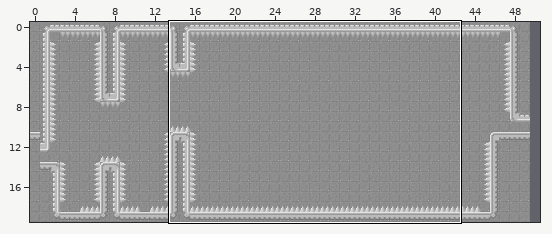
A Tiled map gets an edit: AssetsSources/level10.tmx. Above: a wide view before the commit, with the close-up outlined.
Close-up. Old version:
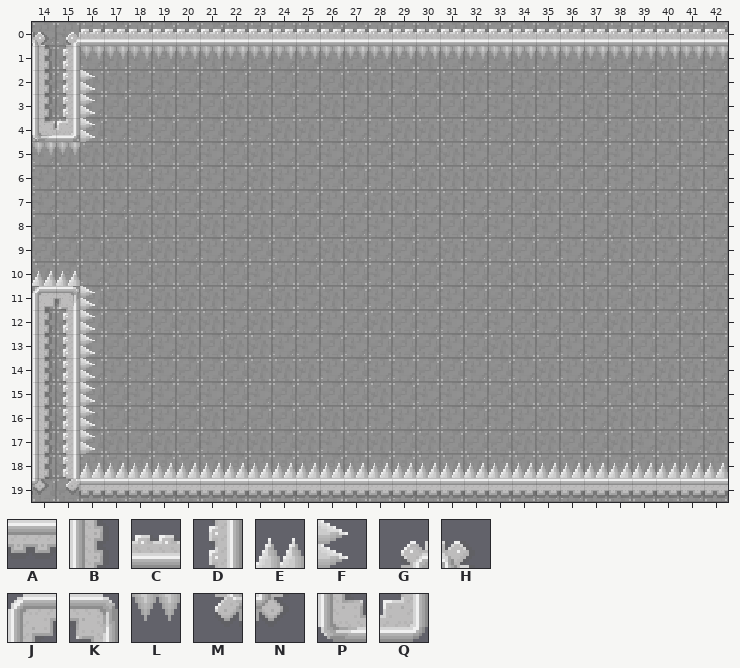
Cells are 16x16 px. Shown: x 14..42, y 0..19. The commit also changed other parts of the map, which this record leaves out.
Key: from "TileSet": A 10, B 11, C 12, D 13, E 14, F 16, G 20, H 21, J 22, K 23, L 24, M 30, N 31, P 32, Q 33.
_ is an empty cell.
Objects are placed by their top-left corner, in cells (3,4 is the top-left corner of cell 3,4); size is 1x1 cell unless given.
Layers that did not change in this view are not listed.
Layer "main" before, first column x 14:
 0 HGCCCCCCCCCCCCCCCCCCCCCCCCCCC
 1 BDLLLLLLLLLLLLLLLLLLLLLLLLLLL
 2 BDF__________________________
 3 BDF__________________________
 4 PQF__________________________
 5 LL___________________________
 6 _____________________________
 7 _____________________________
 8 _____________________________
 9 _____________________________
10 EE___________________________
11 JKF__________________________
12 BDF__________________________
13 BDF__________________________
14 BDF__________________________
15 BDF__________________________
16 BDF__________________________
17 BDF__________________________
18 BDEEEEEEEEEEEEEEEEEEEEEEEEEEE
19 NMAAAAAAAAAAAAAAAAAAAAAAAAAAA
Now the later version:
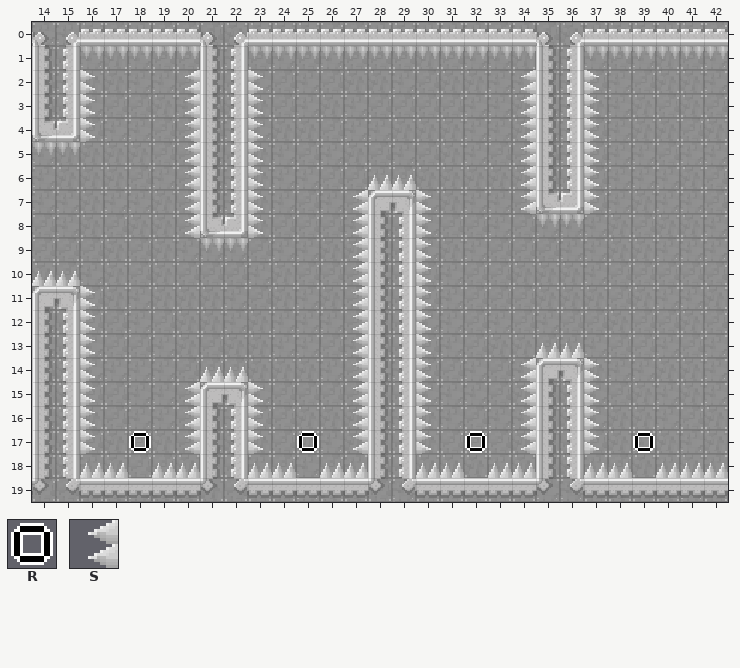
Further tiles: from "TileSet": R 3, S 15.
What changed:
Layer "main":
The author changed tile E to tile B in row 18 at x 21, 28 and 35.
The author changed tile L to tile B in row 1 at x 21 and 35.
Tile B now appears in rows 2 to 6 at x 21 and 35; in row 7 at x 21; in rows 8 to 14 at x 28; in row 15 at x 28 and 35; in rows 16 to 17 at x 21, 28 and 35.
The author changed tile E to tile D in row 18 at x 22, 29 and 36.
The author changed tile L to tile D in row 1 at x 22 and 36.
Tile D now appears in rows 2 to 6 at x 22 and 36; in row 7 at x 22; in rows 8 to 14 at x 29; in row 15 at x 29 and 36; in rows 16 to 17 at x 22, 29 and 36.
Tile E now appears in row 6 at x 28 to 29; in row 13 at x 35 to 36; in row 14 at x 21 to 22.
Tile F now appears in rows 2 to 6 at x 23 and 37; in row 7 at x 23, 30 and 37; in row 8 at x 23 and 30; in rows 9 to 13 at x 30; in row 14 at x 30 and 37; in rows 15 to 17 at x 23, 30 and 37.
The author changed tile C to tile G in row 0 at x 22 and 36.
The author changed tile C to tile H in row 0 at x 21 and 35.
Tile J now appears in row 7 at x 28; in row 14 at x 35; in row 15 at x 21.
Tile K now appears in row 7 at x 29; in row 14 at x 36; in row 15 at x 22.
Tile L now appears in row 8 at x 35 to 36; in row 9 at x 21 to 22.
The author changed tile A to tile M in row 19 at x 22, 29 and 36.
The author changed tile A to tile N in row 19 at x 21, 28 and 35.
Tile P now appears in row 7 at x 35; in row 8 at x 21.
Tile Q now appears in row 7 at x 36; in row 8 at x 22.
Tile S now appears in rows 2 to 6 at x 20 and 34; in row 7 at x 20, 27 and 34; in row 8 at x 20 and 27; in rows 9 to 13 at x 27; in row 14 at x 27 and 34; in rows 15 to 17 at x 20, 27 and 34.
Tile E is gone in row 18 at x 18, 25, 32 and 39.
Layer "objects" (added):
A new object: R "LaserC" at 25,17.
A new object: R "LaserD" at 18,17.
A new object: R "LaserE" at 32,17.
A new object: R "LaserF" at 39,17.
